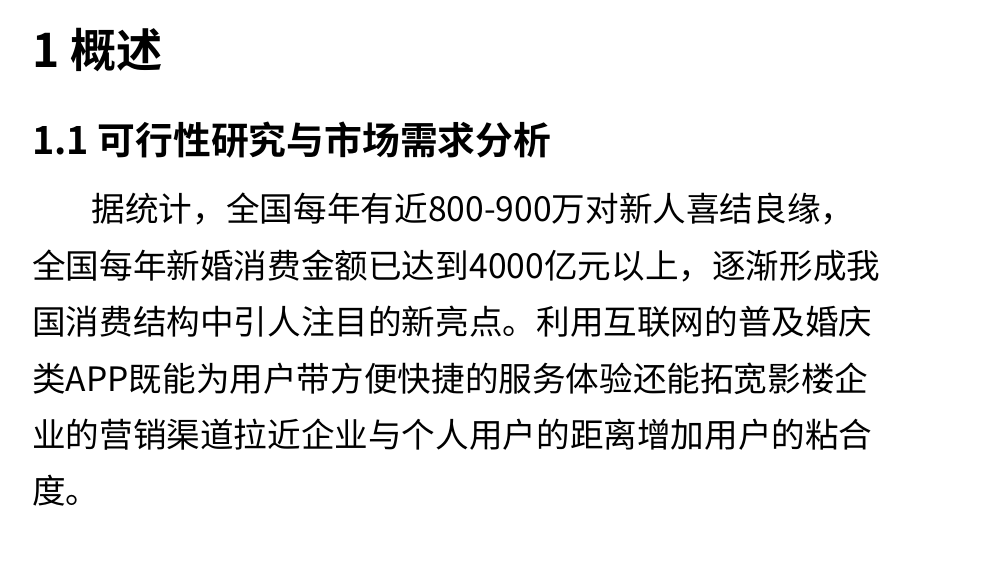
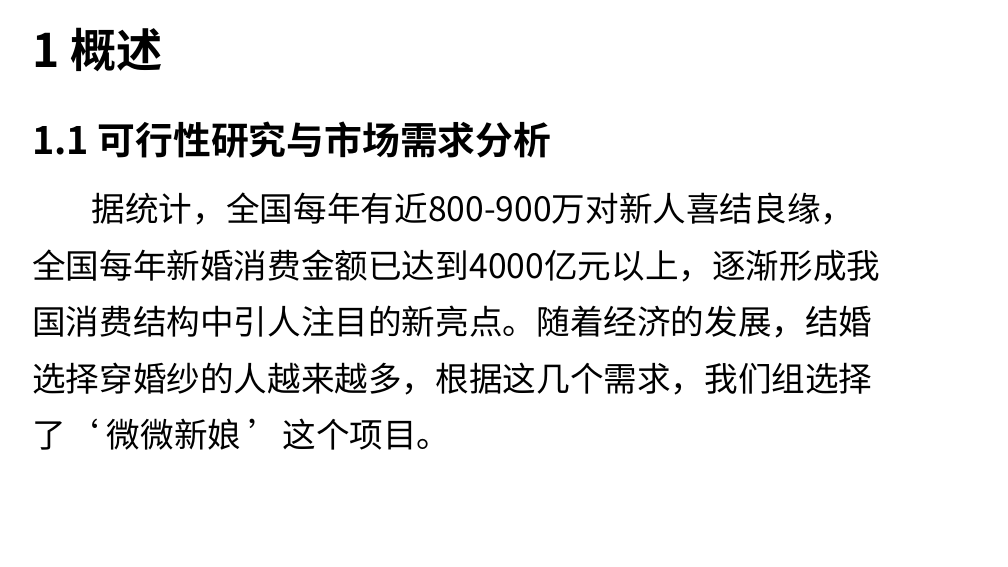
Before and after one commit to bili-xiaobei/weiwei_bride, a slide deck: slide 2 of 项目介绍.pptx. Drawn at 1008x567 pixels with LibreOffice and Linux fonts; fonts in the diff are those of the drawing. Boxes give left, top, right and bottom in pixels: in the first picture for what was removed or moved away, otherwise in the second. Text is boxed around its words. In the diff, an @@ line names an element or a change of style, - is before the commit and + after.

```diff
--- a/项目介绍.pptx
+++ b/项目介绍.pptx
@@ text at bbox=[32, 192, 880, 450]: text changed @@
-据统计，全国每年有近800-900万对新人喜结良缘，全国每年新婚消费金额已达到4000亿元以上，逐渐形成我国消费结构中引人注目的新亮点。利用互联网的普及婚庆类APP既能为用户带方便快捷的服务体验还能拓宽影楼企业的营销渠道拉近企业与个人用户的距离增加用户的粘合度。
+据统计，全国每年有近800-900万对新人喜结良缘，全国每年新婚消费金额已达到4000亿元以上，逐渐形成我国消费结构中引人注目的新亮点。随着经济的发展，结婚选择穿婚纱的人越来越多，根据这几个需求，我们组选择了‘ 微微新娘 ’这个项目。
```
Also in this commit, not shown: 7 other slides changed, 2 slides removed, 20 other files.
